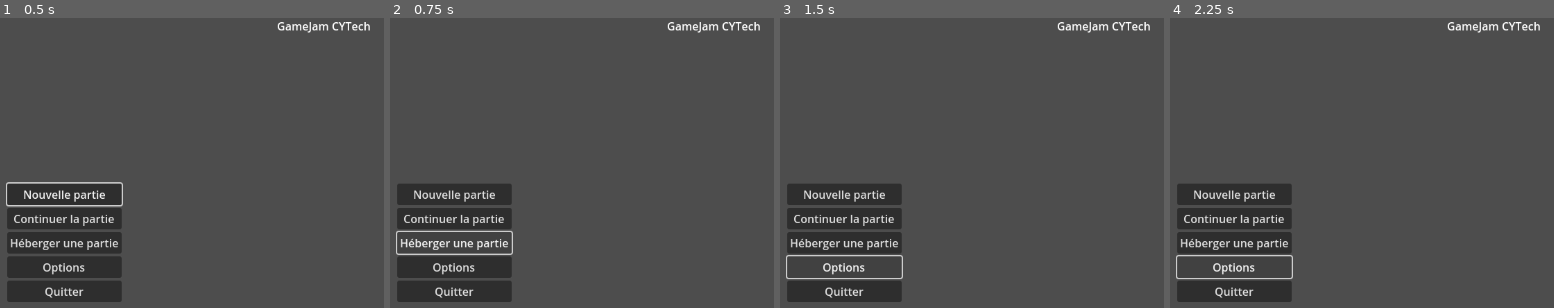
Above: before the commit, frames 1-4 (left to right).
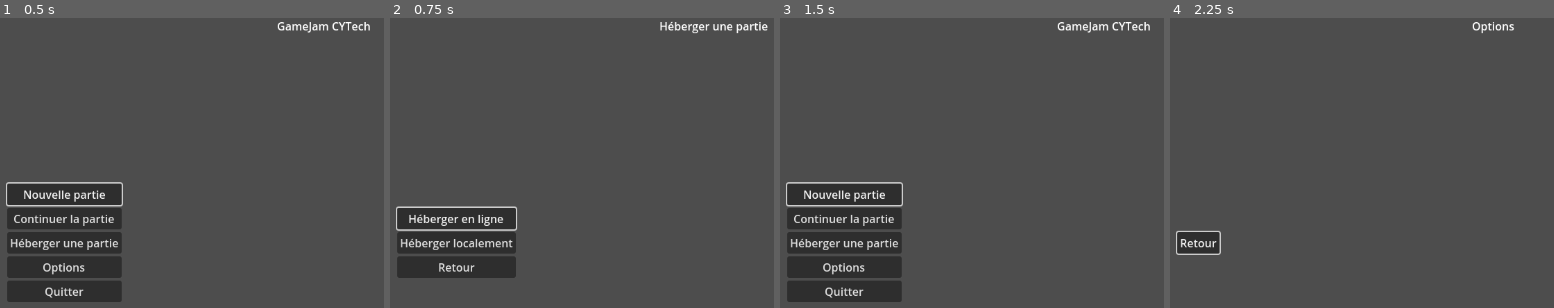
Above: after the commit, the same moments.

Repository: ShadowoftheRedFox/GameJam
Game: Godot game, scene res://scenes/UI/MainMenu.tscn
The game is run twice, just before and just after one commit, with the same random seed, the same clock (stepped at 60 frames per second) and the same inputs.
Inputs (mouse positions are in pixels of both pictures, inside the frame that each line leads up to):
- Up to frame 1 (0.5 s): no input
- Up to frame 2 (0.75 s): click "Héberger une partie" at 0.5 s
- Up to frame 3 (1.5 s): click (845, 267) at 1.25 s, where only the run after the commit has a clickable "Retour"
- Up to frame 4 (2.25 s): click "Options" at 2 s

Frame 1 is identical in both runs. In frame 2, 6.6% of the frame differs, in the area x 1-99%, y 1-98%; in frame 3, 0.9%; in frame 4, 8.6%, in the area x 1-97%, y 1-98%.
Error before the commit: Parse Error: Used space character for indentation instead of tab as used before in the file. (res://scripts/global.gd:118)

Commit message:
ACTUALLY fixed indenting and added VCS. Damn.

Diff:
--- a/project.godot
+++ b/project.godot
@@ -22,3 +22,8 @@
 [dotnet]
 
 project/assembly_name="Game"
+
+[editor]
+
+version_control/plugin_name="GitPlugin"
+version_control/autoload_on_startup=true
--- a/scripts/global.gd
+++ b/scripts/global.gd
@@ -17,102 +17,102 @@
 
 # Called when the node enters the scene tree for the first time.
 func _ready() -> void:
-	var root = get_tree().root
-	# load the first scece found
-	current_scene = root.get_child(-1)
+    var root = get_tree().root
+    # load the first scece found
+    current_scene = root.get_child(-1)
 
 func goto_scene(path:String = "res://scenes/UI/MainMenu.tscn", need_transition:bool = false, start_transition_name:String = "fade_to_black", end_transition_name:String = "fade_from_black") ->void:
-	# This function will usually be called from a signal callback,
-	# or some other function in the current scene.
-	# Deleting the current scene at this point is
-	# a bad idea, because it may still be executing code.
-	# This will result in a crash or unexpected behavior.
+    # This function will usually be called from a signal callback,
+    # or some other function in the current scene.
+    # Deleting the current scene at this point is
+    # a bad idea, because it may still be executing code.
+    # This will result in a crash or unexpected behavior.
 
-	# The solution is to defer the load to a later time, when
-	# we can be sure that no code from the current scene is running:
-	if need_transition == true:
-		transition_start = start_transition_name
-		transition_end = end_transition_name
-		_deferred_change_scene.call_deferred(path)
-	else:
-		_deferred_goto_scene.call_deferred(path)
+    # The solution is to defer the load to a later time, when
+    # we can be sure that no code from the current scene is running:
+    if need_transition == true:
+        transition_start = start_transition_name
+        transition_end = end_transition_name
+        _deferred_change_scene.call_deferred(path)
+    else:
+        _deferred_goto_scene.call_deferred(path)
 
 func _deferred_goto_scene(path:String = "res://scenes/UI/MainMenu.tscn"):
-	# It is now safe to remove the current scene.
-	current_scene.free()
+    # It is now safe to remove the current scene.
+    current_scene.free()
 
-	# Load the new scene.
-	var s = ResourceLoader.load(path)
+    # Load the new scene.
+    var s = ResourceLoader.load(path)
 
-	# Instance the new scene.
-	current_scene = s.instantiate()
+    # Instance the new scene.
+    current_scene = s.instantiate()
 
-	# Add it to the active scene, as child of root.
-	get_tree().root.add_child(current_scene)
+    # Add it to the active scene, as child of root.
+    get_tree().root.add_child(current_scene)
 
-	# Optionally, to make it compatible with the SceneTree.change_scene_to_file() API.
-	get_tree().current_scene = current_scene
+    # Optionally, to make it compatible with the SceneTree.change_scene_to_file() API.
+    get_tree().current_scene = current_scene
 
 func _deferred_change_scene(path:String = "res://scenes/UI/MainMenu.tscn"):
-	# load and display our transition scene
-	loading = loading_scene.instantiate() as LoadingScreen
-	get_tree().root.add_child(loading)
-	# launch the transition effect
-	loading.start_transition(transition_start)
-	# Load the new scene.
-	_load_new_scne(path)
+    # load and display our transition scene
+    loading = loading_scene.instantiate() as LoadingScreen
+    get_tree().root.add_child(loading)
+    # launch the transition effect
+    loading.start_transition(transition_start)
+    # Load the new scene.
+    _load_new_scne(path)
 
 func _load_new_scne(path:String)->void:
-	# wait for the transition effect to finish
-	if loading != null:
-		await loading.transition_completed
-	if not ResourceLoader.exists(path):
-		printerr("Invalid path provided: ", path)
-		return
-	# load our scene
-	var loader = ResourceLoader.load_threaded_request(path)
-	if loader == null:
-		printerr("Something went wrong when loading ", path)
-		return
+    # wait for the transition effect to finish
+    if loading != null:
+        await loading.transition_completed
+    if not ResourceLoader.exists(path):
+        printerr("Invalid path provided: ", path)
+        return
+    # load our scene
+    var loader = ResourceLoader.load_threaded_request(path)
+    if loader == null:
+        printerr("Something went wrong when loading ", path)
+        return
 
-	# launch a timer if we want loading bar
-	transition_timer = Timer.new()
-	transition_timer.wait_time = 0.1
-	# check status (so update loading bar) every 0.1s
-	transition_timer.timeout.connect(_check_load_status.bind(path))
-	get_tree().root.add_child(transition_timer)
-	transition_timer.start()
+    # launch a timer if we want loading bar
+    transition_timer = Timer.new()
+    transition_timer.wait_time = 0.1
+    # check status (so update loading bar) every 0.1s
+    transition_timer.timeout.connect(_check_load_status.bind(path))
+    get_tree().root.add_child(transition_timer)
+    transition_timer.start()
 
 func _check_load_status(path:String = "res://scenes/UI/MainMenu.tscn")->void:
-	# get our loading status
-	var load_status = ResourceLoader.load_threaded_get_status(path)
+    # get our loading status
+    var load_status = ResourceLoader.load_threaded_get_status(path)
 
-	match load_status:
-		ResourceLoader.THREAD_LOAD_INVALID_RESOURCE:
-			printerr("Invalid resource: ", path)
-			pass
-		ResourceLoader.THREAD_LOAD_FAILED:
-			printerr("Failed to load: ", path)
-			pass
-		ResourceLoader.THREAD_LOAD_IN_PROGRESS:
-			print("Loading: ", path)
-			pass
-		ResourceLoader.THREAD_LOAD_LOADED:
-			# loading is finished, destroy the timer
-			transition_timer.stop()
-			transition_timer.queue_free()
-			# get our loaded scene
-			var new_scene = ResourceLoader.load_threaded_get(path).instantiate()
-			# It is now safe to remove the current scene.
-			get_tree().current_scene.call_deferred("free")
-			# add scene to root
-			get_tree().root.call_deferred("add_child",new_scene)
-			# equivalent to current_scene = new_scene
-			get_tree().set_deferred("current_scene",new_scene)
-			# end the transition
-			loading.finish_transition(transition_end)
-			# emit our scene change end
-			scene_changed.emit()
+    match load_status:
+        ResourceLoader.THREAD_LOAD_INVALID_RESOURCE:
+            printerr("Invalid resource: ", path)
+            pass
+        ResourceLoader.THREAD_LOAD_FAILED:
+            printerr("Failed to load: ", path)
+            pass
+        ResourceLoader.THREAD_LOAD_IN_PROGRESS:
+            print("Loading: ", path)
+            pass
+        ResourceLoader.THREAD_LOAD_LOADED:
+            # loading is finished, destroy the timer
+            transition_timer.stop()
+            transition_timer.queue_free()
+            # get our loaded scene
+            var new_scene = ResourceLoader.load_threaded_get(path).instantiate()
+            # It is now safe to remove the current scene.
+            get_tree().current_scene.call_deferred("free")
+            # add scene to root
+            get_tree().root.call_deferred("add_child",new_scene)
+            # equivalent to current_scene = new_scene
+            get_tree().set_deferred("current_scene",new_scene)
+            # end the transition
+            loading.finish_transition(transition_end)
+            # emit our scene change end
+            scene_changed.emit()
 
 var mapgen_unique_id_counter: int = 0
 func mapgen_get_next_unique_id() -> int:
Not shown, added: addons/godot-git-plugin/plugin.cfg
Not shown, added: addons/godot-git-plugin/LICENSE
Not shown, added: addons/godot-git-plugin/THIRDPARTY.md
Not shown, added: addons/godot-git-plugin/git_plugin.gdextension
Not shown, added: addons/godot-git-plugin/linux/libgit_plugin.linux.editor.x86_64.so
Not shown, added: addons/godot-git-plugin/macos/libgit_plugin.macos.editor.universal.dylib
Not shown, added: addons/godot-git-plugin/win64/libgit_plugin.windows.editor.x86_64.dll
Not shown, added: addons/godot-git-plugin/win64/libgit_plugin.windows.editor.x86_64.exp
Not shown, added: addons/godot-git-plugin/win64/libgit_plugin.windows.editor.x86_64.lib
